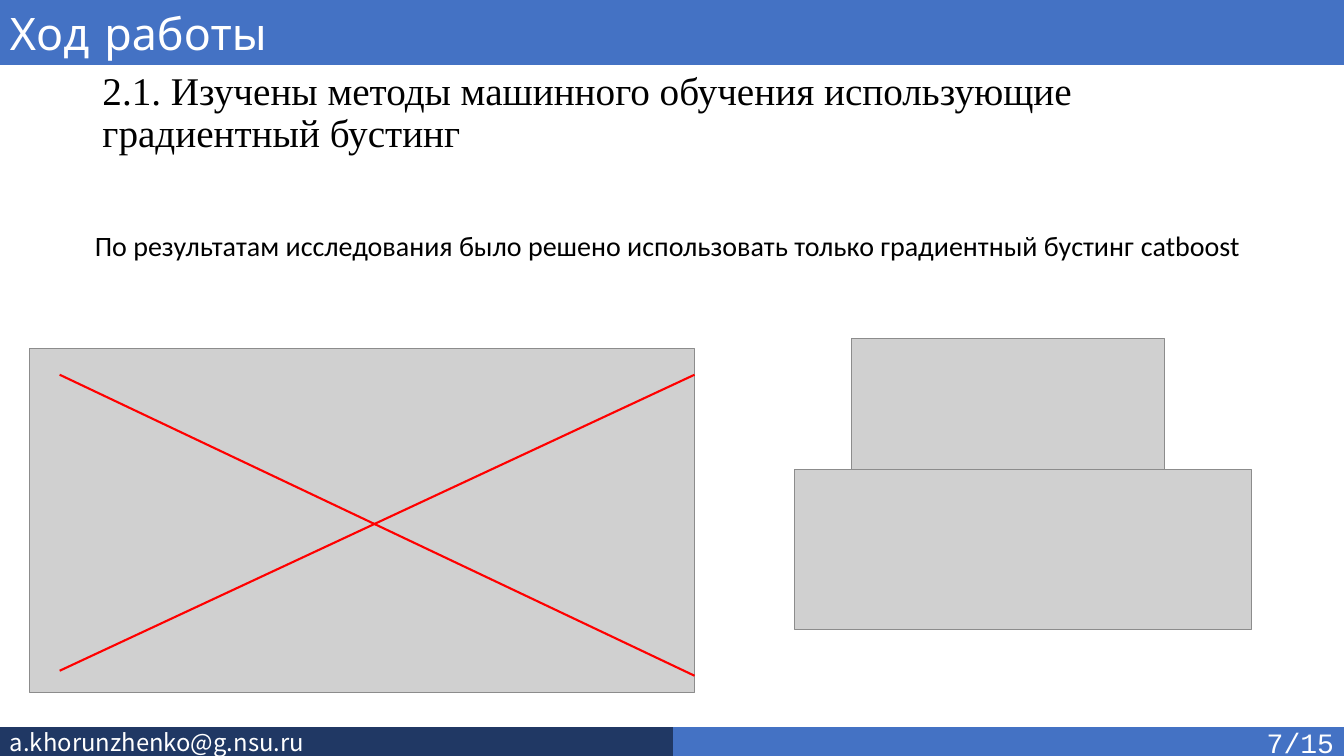
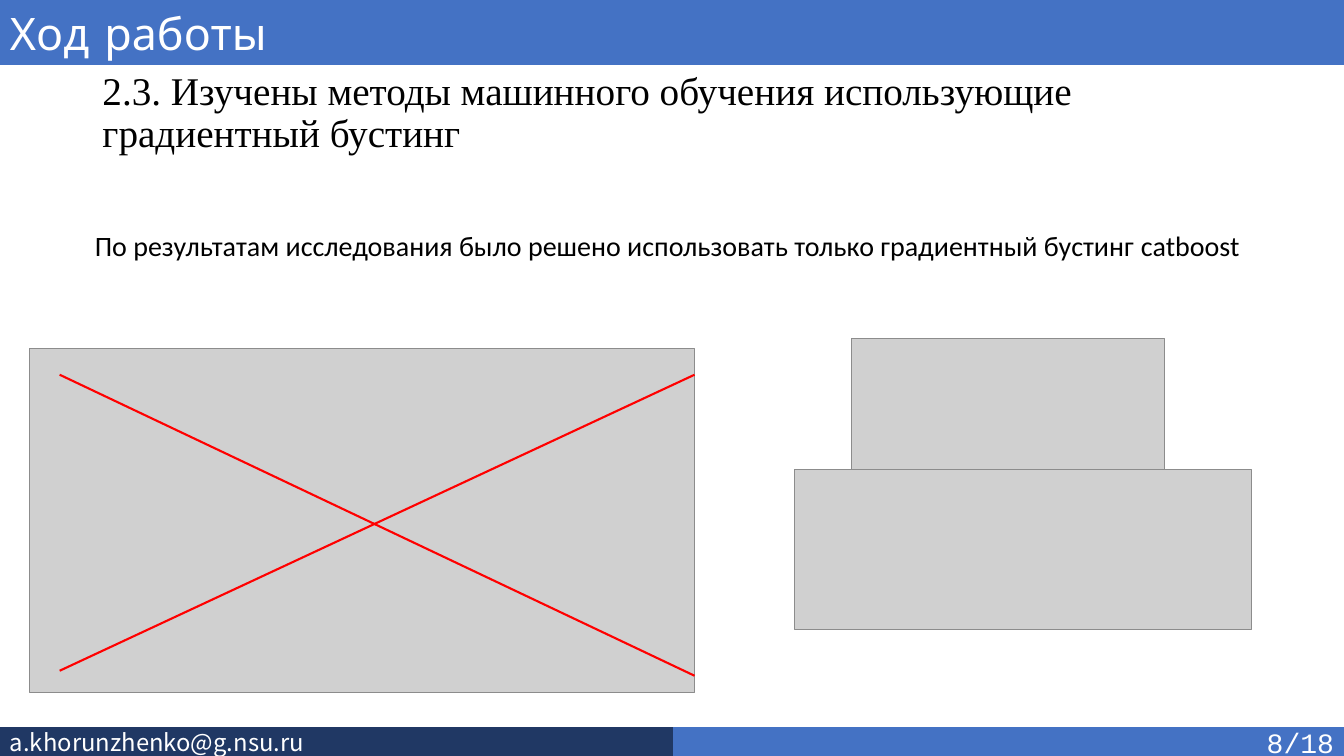
Before and after one commit to SkivHisink/MasterWork, a slide deck: slide 9 of Text/Хорунженко_презентация_3_сем.pptx (slide 8 before the commit). Drawn at 1344x756 pixels with LibreOffice and Linux fonts; fonts in the diff are those of the drawing; grey boxes stand for pictures. Boxes give left, top, right and bottom in pixels: in the first picture for what was removed or moved away, otherwise in the second. Text is boxed around its words. In the diff, an @@ line names an element or a change of style, - is before the commit and + after.

```diff
--- a/Text/Хорунженко_презентация_3_сем.pptx
+++ b/Text/Хорунженко_презентация_3_сем.pptx
@@ text at [102,77,1072,155]: text changed @@
-2.1. Изучены методы машинного обучения использующие градиентный бустинг
+2.3. Изучены методы машинного обучения использующие градиентный бустинг
@@ text in rectangle at [1267,733,1334,754]: text changed @@
-7/15
+8/18
@@ text removed at [1321,724,1334,751] @@
-7
```
Also in this commit, not shown: 15 other slides changed, 3 slides added, 1 other file.
